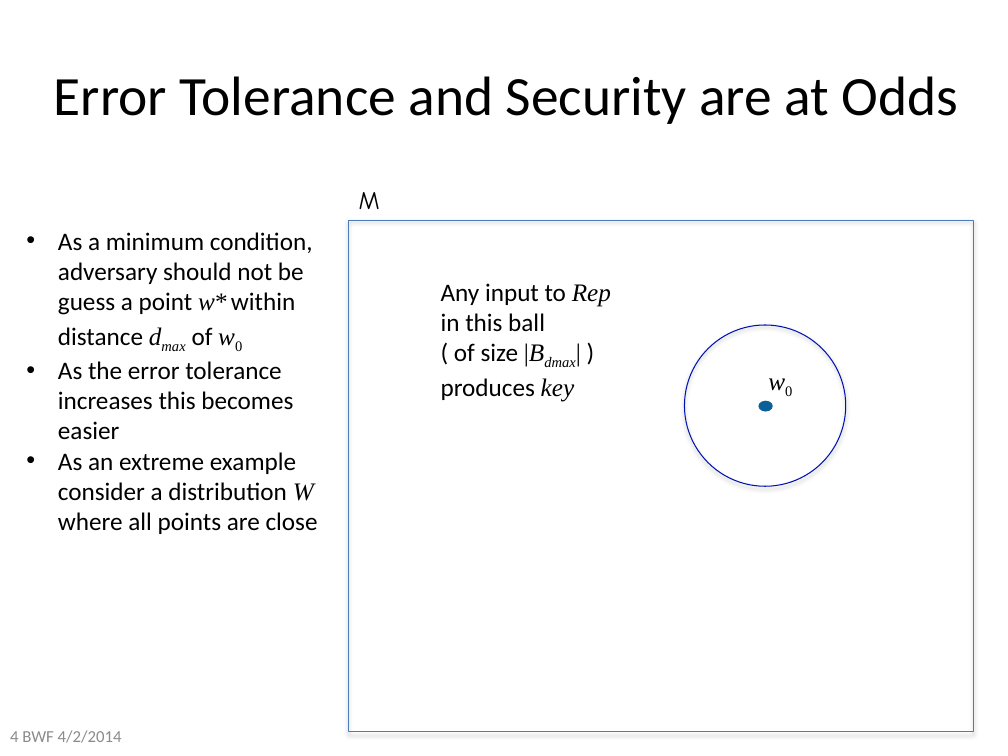
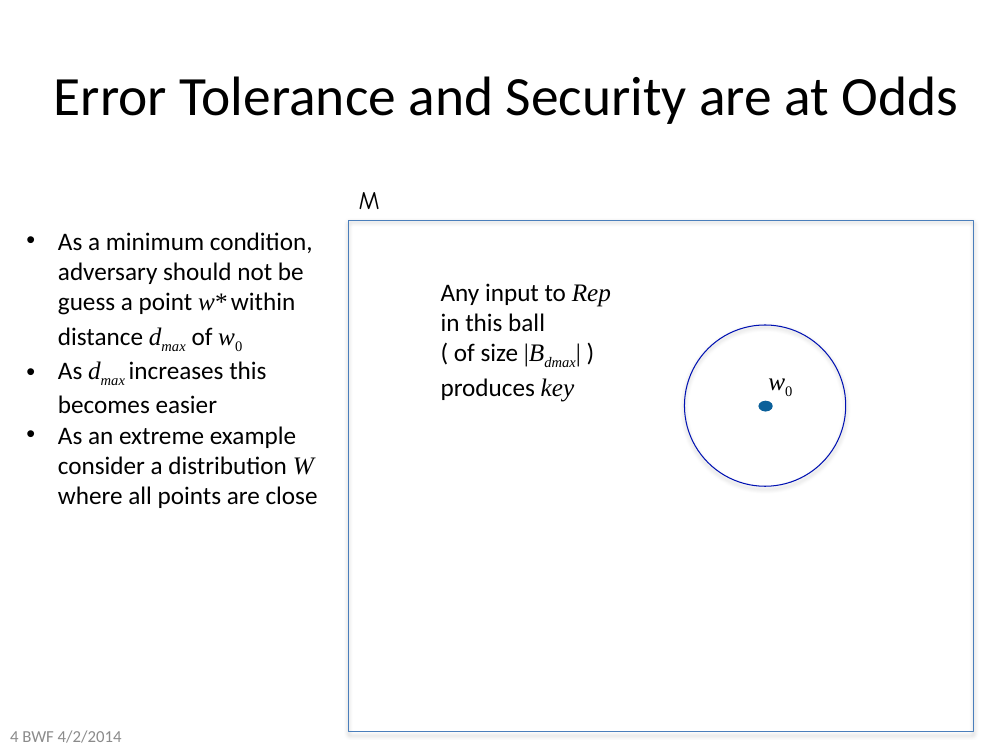
Before and after one commit to xianruimeng/comp-fuzzy-ext, a slide deck: slide 4 of constantRate/KeyDerivationWithNegativeUsable.pptx. Drawn at 1008x756 pixels with LibreOffice and Linux fonts; fonts in the diff are those of the drawing. Boxes give left, top, right and bottom in pixels: in the first picture for what was removed or moved away, otherwise in the second. Text is boxed around its words. In the diff, an @@ line names an element or a change of style, - is before the commit and + after.

```diff
--- a/constantRate/KeyDerivationWithNegativeUsable.pptx
+++ b/constantRate/KeyDerivationWithNegativeUsable.pptx
@@ text at box(58, 361, 266, 414): text changed @@
-• As the error tolerance increases this becomes easier
+• As dmax increases this becomes easier
```
Also in this commit, not shown: 9 other slides changed, 2 slides added.
